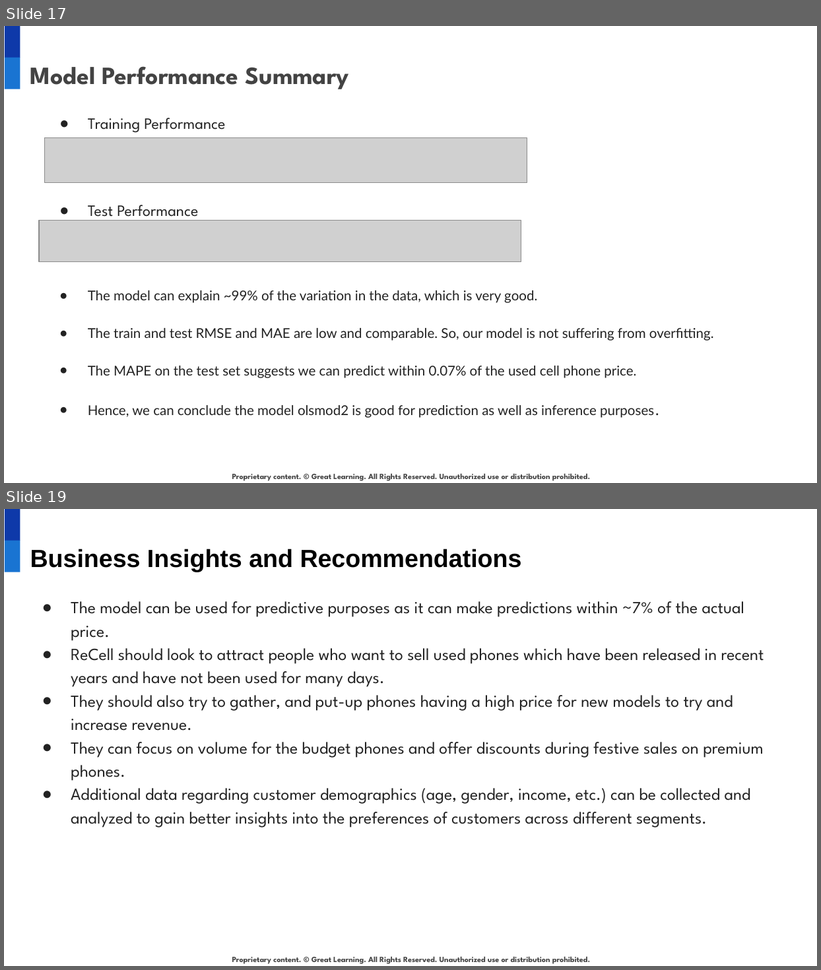
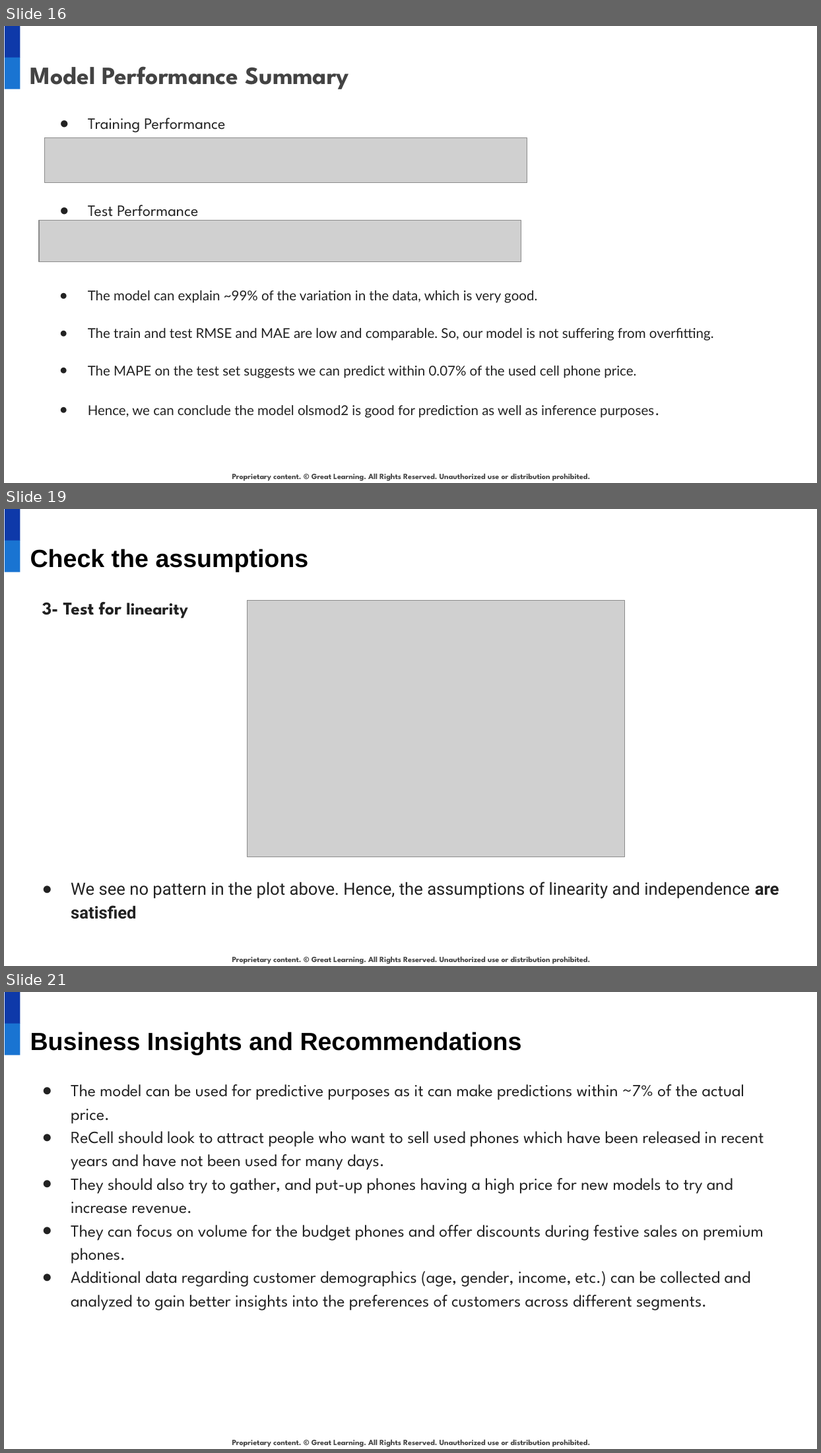
Before and after one commit to narges-shahmo/UT-Austin-Data-Science-Post-Graduate, a slide deck: linear regression/used_cellphone_presentation.pptx. Shown one above the other, each under a label of ours: slides 17 and 19 before the commit, slides 16, 19 and 21 after it; the slides between them are not shown. The pictures are 821x970 and 821x1453 pixels, drawn with LibreOffice and Linux fonts; fonts in the diff are those of the drawing; grey boxes stand for pictures; background and template pictures are left out. Boxes give left, top, right and bottom in pixels: in the first picture for what was removed or moved away, otherwise in the second. Text is boxed around its words. In the diff, an @@ line names an element or a change of style, - is before the commit and + after.

```diff
--- a/linear regression/used_cellphone_presentation.pptx
+++ b/linear regression/used_cellphone_presentation.pptx
@@ slide 19 added at (x1=4, y1=509, x2=817, y2=966), background #FFFFFF; not listed: 3 template elements that a slide beside it also shows @@
@@ title added at (x1=30, y1=549, x2=309, y2=572), 22 pt, text #000000, bold @@
+Check the assumptions
@@ text added at (x1=42, y1=602, x2=780, y2=920), 15 pt, text #222222 @@
+3- Test for linearity
+● We see no pattern in the plot above. Hence, the assumptions of linearity and independence are satisfied
@@ picture added at (x1=247, y1=600, x2=624, y2=857) @@
@@ what was slide 17 is now slide 16 @@
@@ what was slide 19 is now slide 21 @@
```
Also in this commit, not shown: 6 slides changed, 3 other slides added, 2 slides removed, 2 other files.
